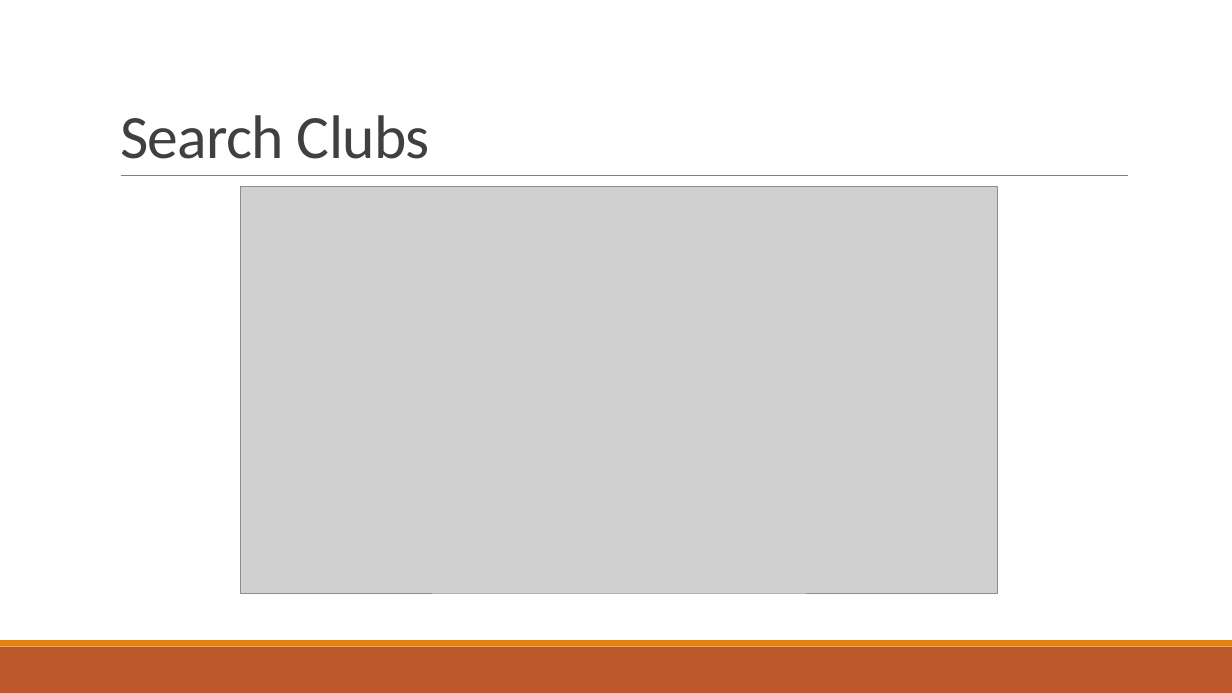
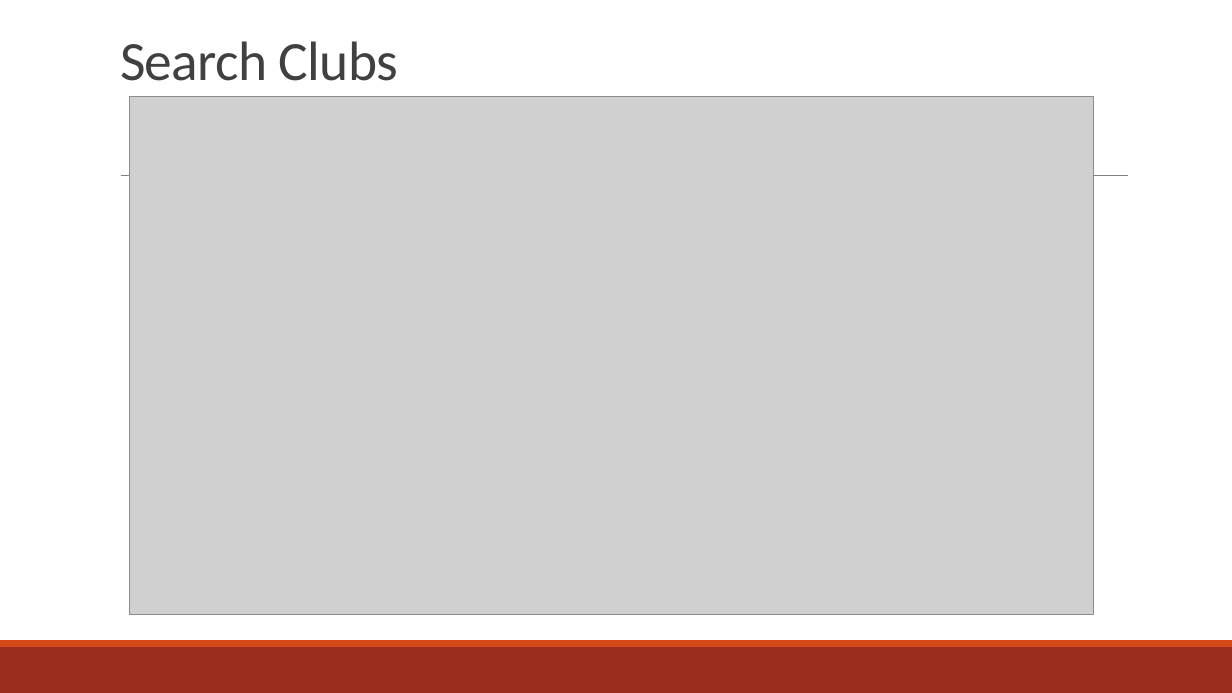
Before and after one commit to amgabriel45/CS495ClubStuff, a slide deck: slide 10 of Crimson Clubs (Design).pptx. Drawn at 1232x693 pixels with LibreOffice and Linux fonts; fonts in the diff are those of the drawing; grey boxes stand for pictures. Boxes give left, top, right and bottom in pixels: in the first picture for what was removed or moved away, otherwise in the second. Text is boxed around its words. In the diff, an @@ line names an element or a change of style, - is before the commit and + after.

Commit message:
Design Changes
Changed the color and made everything bigger so it should be able to be seen better during the presentation.

```diff
--- a/Crimson Clubs (Design).pptx
+++ b/Crimson Clubs (Design).pptx
@@ title "Search Clubs" at <box>120,41,398,81</box>: size 48 to 43.2 pt @@
@@ picture: place and size @@
-picture at <box>240,187,997,593</box>
+picture at <box>129,97,1094,615</box>
@@ rectangle at <box>0,647,1232,693</box>: fill #BD582C to #9B2D1F @@
@@ rectangle at <box>0,640,1232,647</box>: fill #E48312 to #D34817 @@
```
Also in this commit, not shown: 11 other slides changed.
